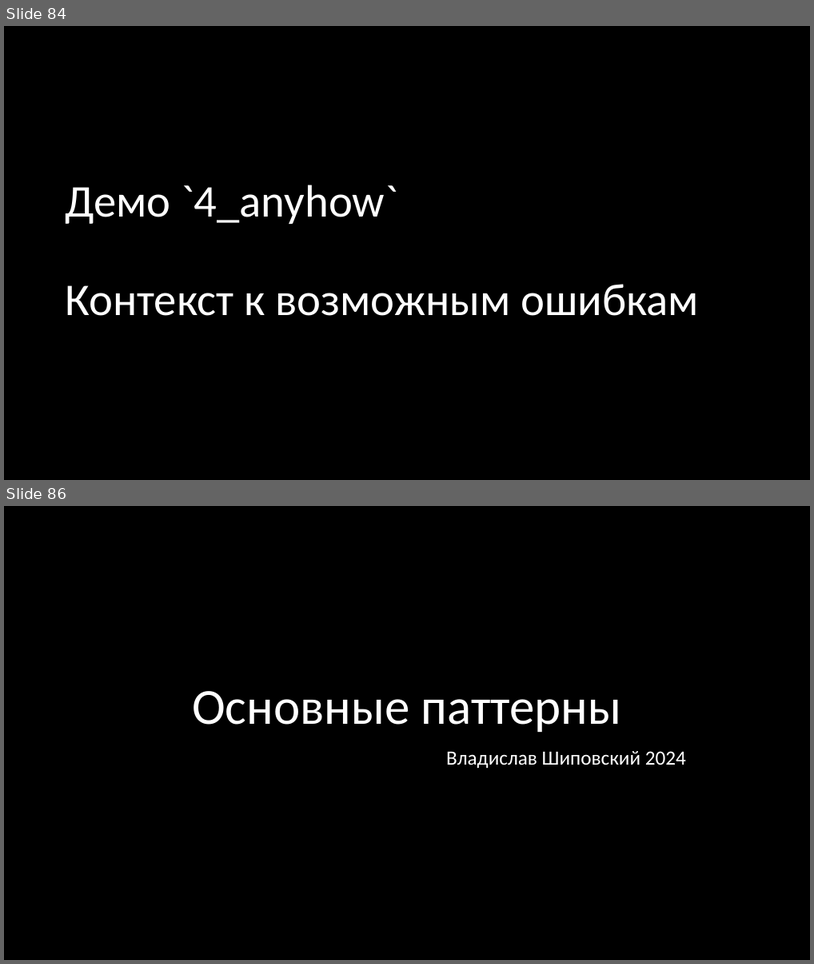
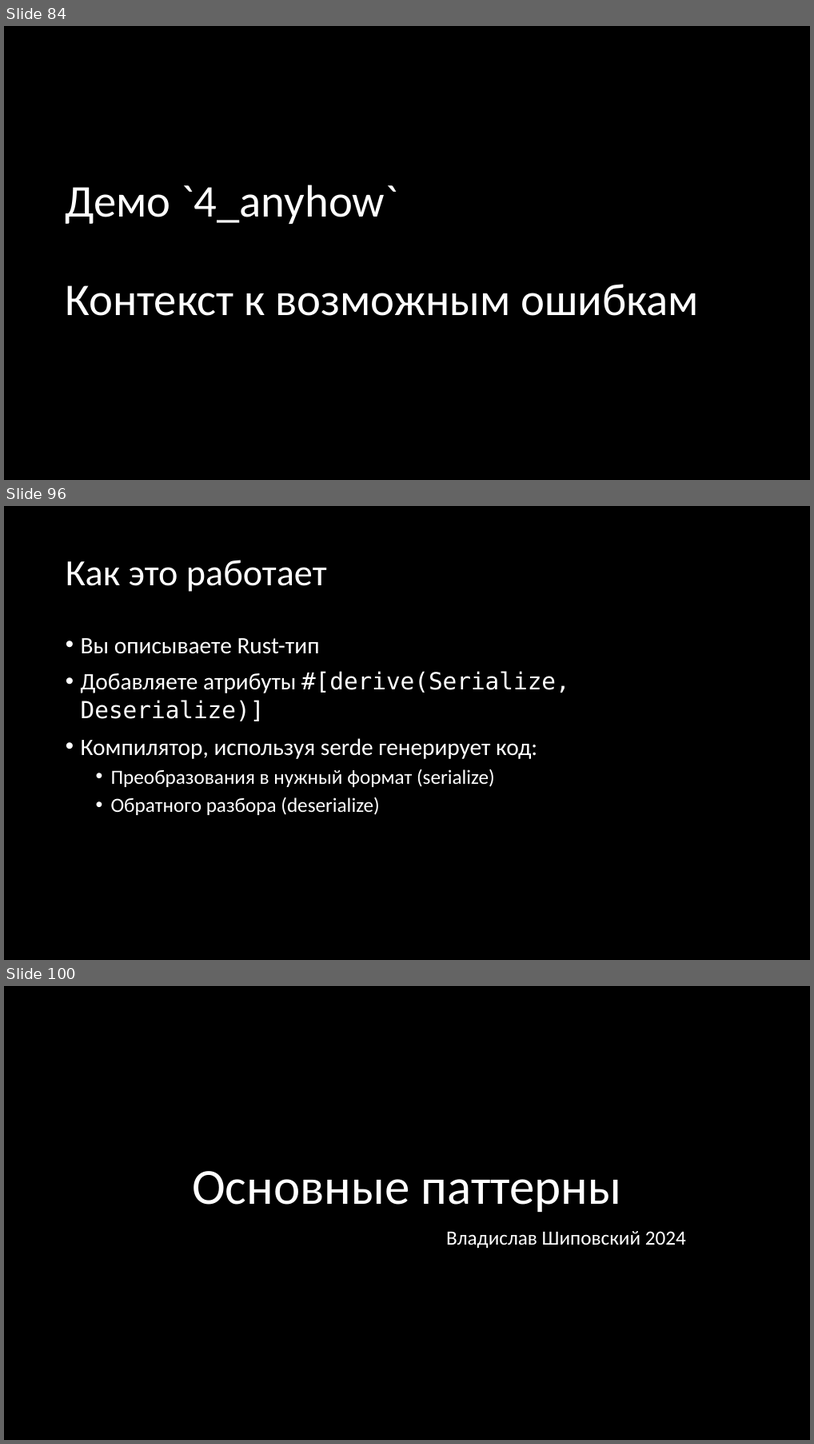
Before and after one commit to Gordon01/learn-rust, a slide deck: keynotes/Rust 2024.pptx. Shown one above the other, each under a label of ours: slides 84 and 86 before the commit, slides 84, 96 and 100 after it; the slides between them are not shown. The pictures are 814x964 and 814x1444 pixels, drawn with LibreOffice and Linux fonts; fonts in the diff are those of the drawing. Boxes give left, top, right and bottom in pixels: in the first picture for what was removed or moved away, otherwise in the second. Text is boxed around its words. In the diff, an @@ line names an element or a change of style, - is before the commit and + after.

Commit message:
keynote: добавить материал про clap и serde Co-authored-by: Alexander Sergeev <etc9053@gmail.com> Co-committed-by: Alexander Sergeev <etc9053@gmail.com>

```diff
--- a/keynotes/Rust 2024.pptx
+++ b/keynotes/Rust 2024.pptx
@@ slide 96 added at (x1=4, y1=506, x2=810, y2=960), background #000000 @@
@@ title added at (x1=66, y1=560, x2=327, y2=592), 44 pt, text #FFFFFF @@
+Как это работает
@@ text added at (x1=81, y1=638, x2=570, y2=815), 28 pt, text #FFFFFF @@
+• Вы описываете Rust-тип
+• Добавляете атрибуты #[derive(Serialize, Deserialize)]
+• Компилятор, используя serde генерирует код:
+  • Преобразования в нужный формат (serialize)
+  • Обратного разбора (deserialize)
@@ what was slide 86 is now slide 100 @@
```
Also in this commit, not shown: 1 slide changed, 13 other slides added, 7 other files.
